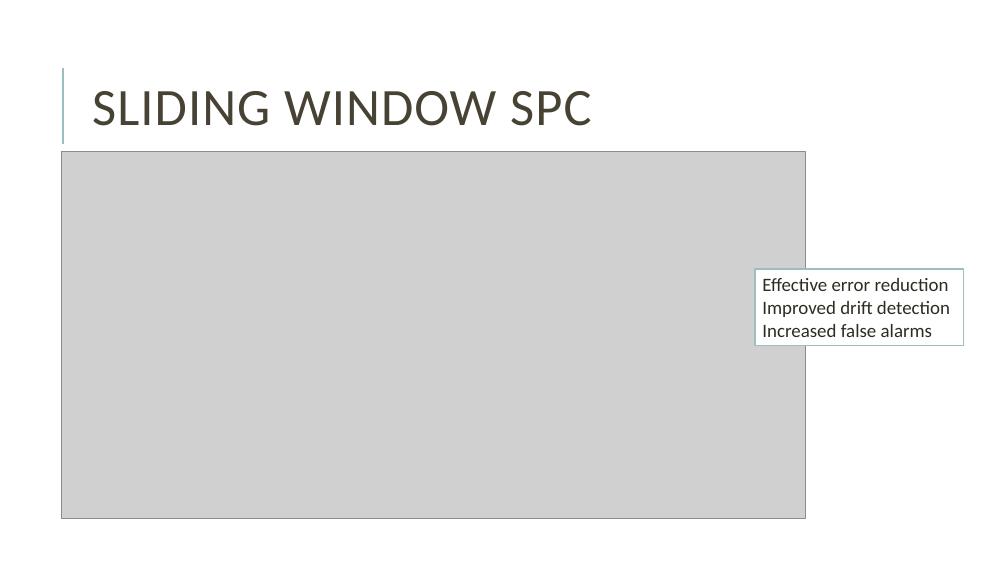
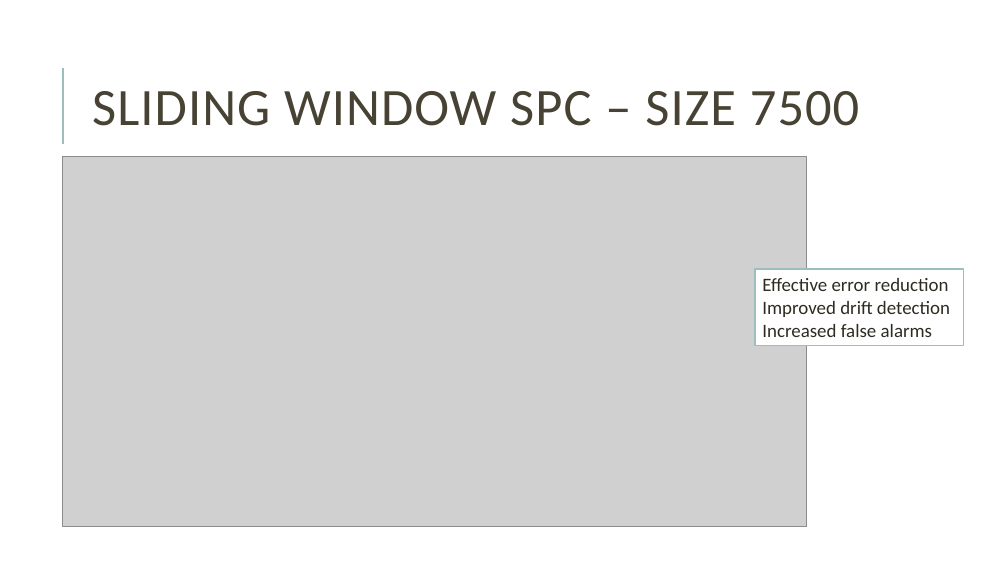
Before and after one commit to miguelFigSilva/dsm_SPC, a slide deck: slide 21 of presentation.pptx (slide 22 before the commit). Drawn at 1008x567 pixels with LibreOffice and Linux fonts; fonts in the diff are those of the drawing; grey boxes stand for pictures. Boxes give left, top, right and bottom in pixels: in the first picture for what was removed or moved away, otherwise in the second. Text is boxed around its words. In the diff, an @@ line names an element or a change of style, - is before the commit and + after.

```diff
--- a/presentation.pptx
+++ b/presentation.pptx
@@ title at [92, 91, 859, 126]: text changed @@
-SLIDING WINDOW SPC
+SLIDING WINDOW SPC – SIZE 7500
@@ picture: place and size @@
-picture at [61, 151, 805, 519]
+picture at [63, 157, 807, 527]
```
Also in this commit, not shown: 12 other slides changed, 1 slide added, 2 slides removed, 2 other files.
